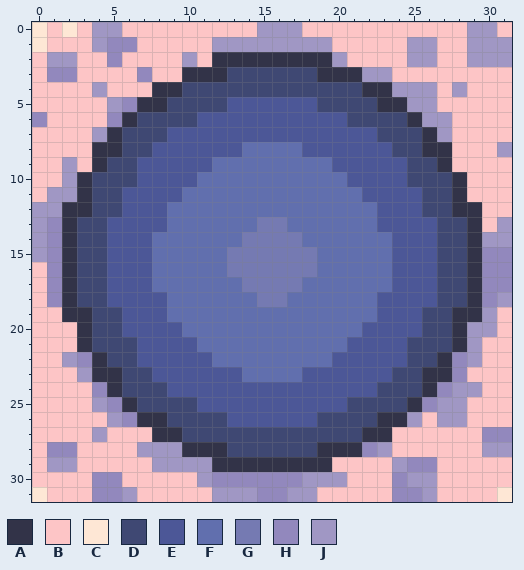
One commit to this pixel-art sprite: sprites/crater.png. This is how it looked before the edit.
The file is 32x32 pixels.
Palette (. is transparent): A #323348  B #fdc5c6  C #fee7d5  D #3f4873  E #4c5797  F #616fae  G #757ab2  H #9288bd  J #a097c4
Pixels before, first column x 0:
 0 CBCBJJBBBBBBBBBJJJBBBBBBBBBBBJJB
 1 CBBBJHHBBBBBJJJJJJJJBBBBBJJBBJJJ
 2 BJJBBHBBBBJBAAAAAAAAJBBBBJJBBJJJ
 3 BHHBBBBHBBAAADDDDDDAAAJJBBBBBBBB
 4 BBBBJBBBAADDDDDDDDDDDDAAJJJBJBBB
 5 BBBBBJHAADDDDEEEEEEDDDDAAJJBBBBB
 6 HBBBBHADDDDEEEEEEEEEEDDDDAJJBBBB
 7 BBBBJADDDEEEEEEEEEEEEEEDDDAJBBBB
 8 BBBBAADDEEEEEEFFFFEEEEEEDDAABBBJ
 9 BBJBADDEEEEEFFFFFFFFEEEEEDDABBBB
10 BBJADDDEEEEFFFFFFFFFFEEEEDDDABBB
11 BJJADDEEEEFFFFFFFFFFFFEEEEDDABBB
12 JJAADDEEEFFFFFFFFFFFFFFEEEDDAABB
13 JHADDEEEEFFFFFFGGFFFFFFEEEEDDABJ
14 JHADDEEEFFFFFFGGGGFFFFFFEEEDDAJJ
15 JHADDEEEFFFFFGGGGGGFFFFFEEEDDAHH
16 BHADDEEEFFFFFGGGGGGFFFFFEEEDDAHH
17 BHADDEEEFFFFFFGGGGFFFFFFEEEDDAHH
18 BHADDEEEEFFFFFFGGFFFFFFEEEEDDAHJ
19 BBAADDEEEFFFFFFFFFFFFFFEEEDDAAJB
20 BBBADDEEEEFFFFFFFFFFFFEEEEDDAJJB
21 BBBADDDEEEEFFFFFFFFFFEEEEDDDAJBB
22 BBJHADDEEEEEFFFFFFFFEEEEEDDAHJBB
23 BBBJAADDEEEEEEFFFFEEEEEEDDAAHBBB
24 BBBBHADDDEEEEEEEEEEEEEEDDDAHJJBB
25 BBBBJHADDDDEEEEEEEEEEDDDDAHJJBBB
26 BBBBBJHAADDDDEEEEEEDDDDAAJBJJBBB
27 BBBBJBBBAADDDDDDDDDDDDAABBBBBBHH
28 BHHBBBBJJJAAADDDDDDAAAHJBBBBBBJJ
29 BJJBBBBBJJJJAAAAAAAABBBBJHHBBBBB
30 BBBBHHBBBBBJHHHHHHJJJBBBHJJBBBBB
31 CBBBHHJBBBBBJJJHHJJBBBBBHHJBBBBC
Now the later version:
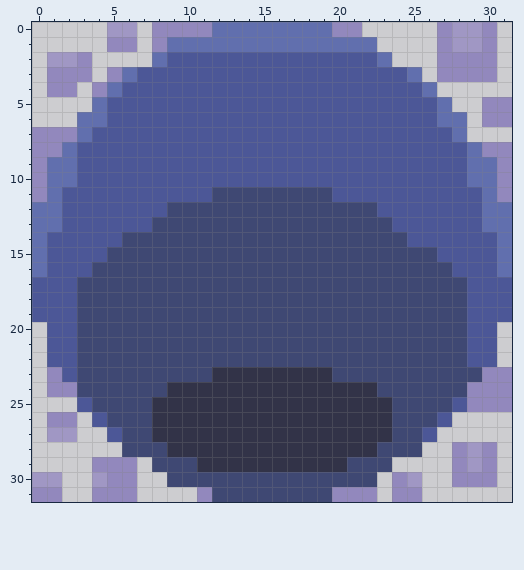
Difference:
Changed rows in their new state; - is an unchanged pixel.
first column x 0:
 0 .....-J.HHHHFFFFFFFFHH.....HJ-H.
 1 .....--.HFFFFFFFFFFFFFF....HJ-H.
 2 .--H....FEEEEEEEEEEEEEEF...HHHH.
 3 .--H.HFEEEEEEEEEEEEEEEEEEF.HHHH.
 4 .HH.HFEEEEEEEEEEEEEEEEEEEEF.....
 5 ....FEEEEEEEE------EEEEEEEEF..HH
 6 ...FFEEEEEE----------EEEEEEFF.HH
 7 HHHFEEEEE--------------EEEEEF...
 8 HHFEEEEE------EEEE------EEEEEFHH
 9 HFFEEEE-----EEEEEEEE-----EEEEFFH
10 HFFEEEE----EEEEEEEEEE----EEEEFFH
11 HFEEEE----EEDDDDDDDDEE----EEEEFH
12 FFEEEE---DDDDDDDDDDDDDD---EEEEFF
13 FFEEE---DDDDDDDDDDDDDDDD---EEEFF
14 FEEEE-DDDDDDDDDDDDDDDDDDD--EEEEF
15 FEEEEDDDDDDDDDDDDDDDDDDDDDDEEEEF
16 FEEE-DDDDDDDDDDDDDDDDDDDDDD-EEEF
17 EEE--DDDDDDDDDDDDDDDDDDDDDD--EEE
18 EEE--DDDDDDDDDDDDDDDDDDDDDD--EEE
19 EEED--DDDDDDDDDDDDDDDDDDDD--DEEE
20 .EED--DDDDDDDDDDDDDDDDDDDD--DEE.
21 .EED---DDDDDDDDDDDDDDDDDD---DEE.
22 .EEDD--DDDDDDDDDDDDDDDDDD--DDEE.
23 .HEDDD--DDDDAAAAAAAADDDD--DDDDHH
24 .HHDDD---AAAAAAAAAAAAAA---DDDHHH
25 ...EDDD-AAAAAAAAAAAAAAAA-DDDEHHH
26 .HH.EDDD-AAAAAAAAAAAAAA-DDDE....
27 .JJ..EDD--AAAAAAAAAAAA--DDE.....
28 ......DDDA---AAAAAA---ADDD..HJH.
29 ....HHH.DDDA--------ADDD....HJH.
30 JJ..J-H..DDDDDDDDDDDDDD.--..HHH.
31 HH..--H....HDDDDDDDDHHH.--......
Pixel boxes of the changes (left, top, right, bottom) in both pictures:
changed: (32, 22, 512, 502)
